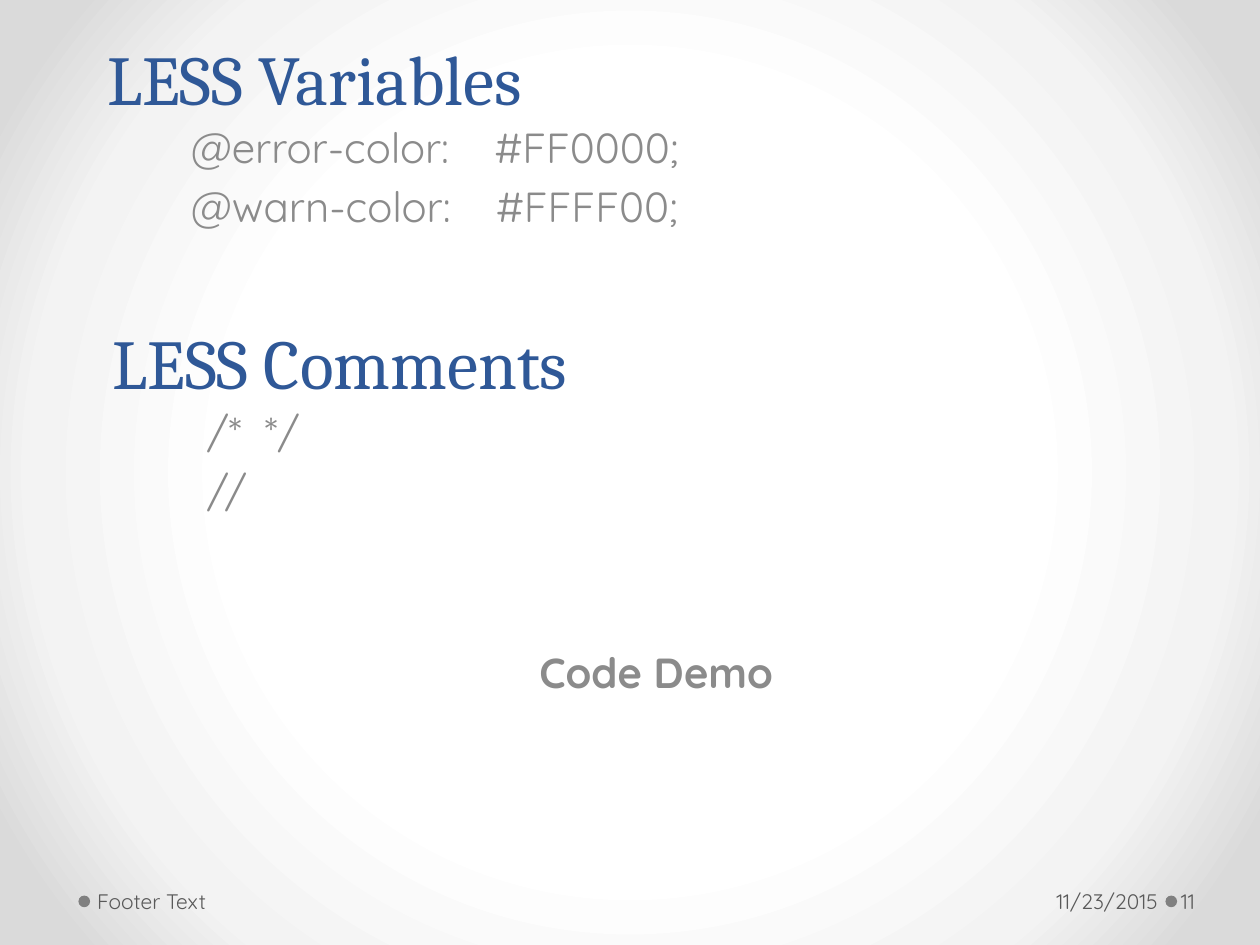
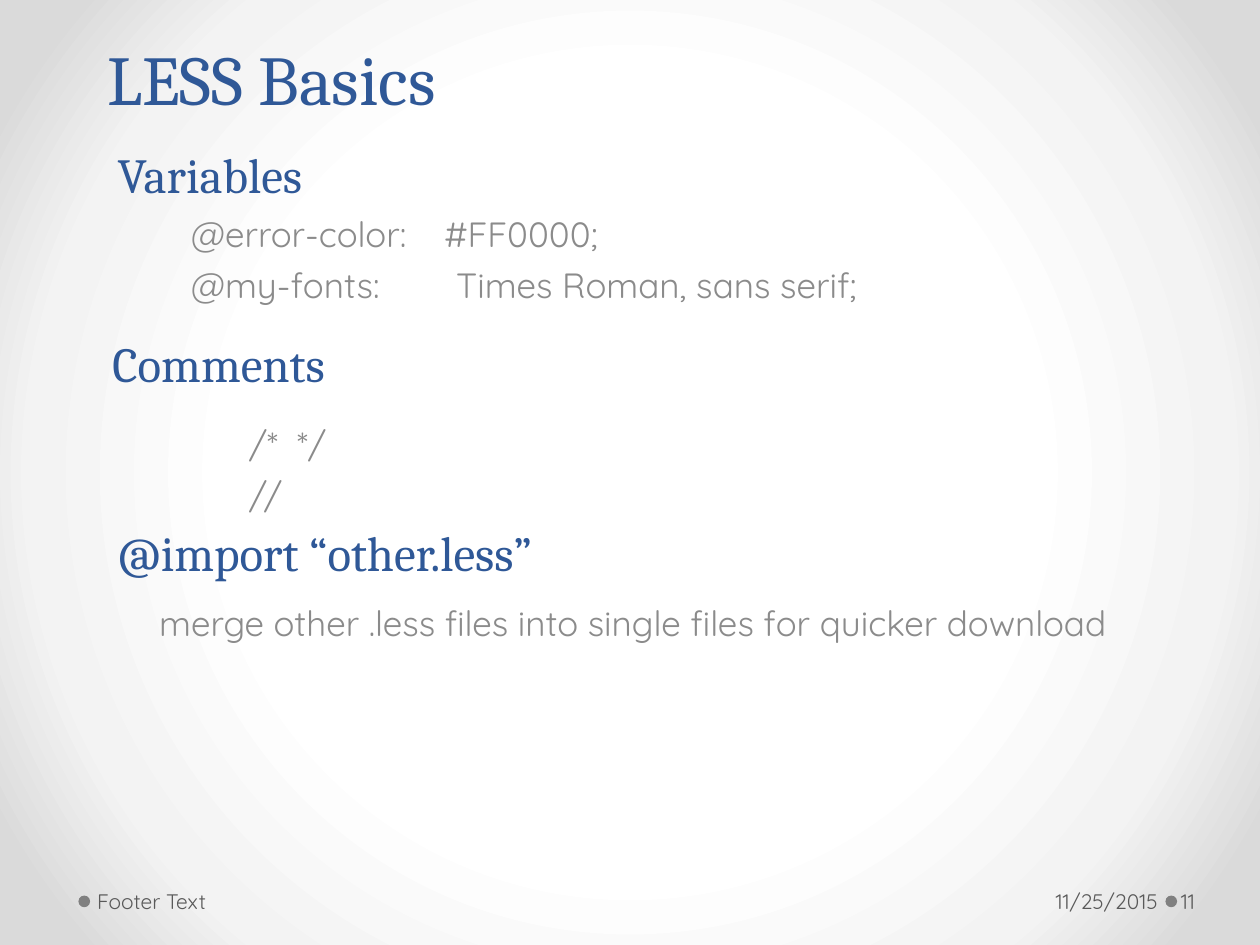
Before and after one commit to h-t-tran/work, a slide deck: slide 11 of brownbag/less/tech-presentation-less.pptx. Drawn at 1260x945 pixels with LibreOffice and Linux fonts; fonts in the diff are those of the drawing. Boxes give left, top, right and bottom in pixels: in the first picture for what was removed or moved away, otherwise in the second. Text is boxed around its words. In the diff, an @@ line names an element or a change of style, - is before the commit and + after.

Commit message:
more less

```diff
--- a/brownbag/less/tech-presentation-less.pptx
+++ b/brownbag/less/tech-presentation-less.pptx
@@ title at [107,57,436,106]: text changed @@
-LESS Variables
+LESS Basics
@@ text added at [118,159,302,194], 28 pt, text #2F5897 @@
+Variables
@@ subtitle "@error-color: #FF0000;": place and size @@
-subtitle "@error-color: #FF0000;" at [191,132,677,229]
+subtitle "@error-color: #FF0000;" at [191,221,856,305]
@@ subtitle at [191,221,406,253]: size 24 to 20 pt in "@error-color: #FF0000;" @@
@@ subtitle at [191,272,856,305]: text changed; size 24 to 20 pt @@
-@warn-color: #FFFF00;
+@my-fonts: Times Roman, sans serif;
@@ text at [112,349,324,383]: text changed; size 40 to 28 pt @@
-LESS Comments
+Comments
@@ text "/* */": place and size @@
-text "/* */" at [68,399,1192,598]
+text "/* */" at [111,410,1235,546]
@@ text "/* */" at [111,410,1235,546]: size 24 to 20 pt @@
@@ text added at [118,537,532,582], 28 pt, text #2F5897 @@
+@import “other.less”
@@ text added at [159,610,1106,643], 20 pt, text #8C8C8C @@
+merge other .less files into single files for quicker download
@@ text removed at [539,657,773,689] @@
-Code Demo
@@ text at [1056,892,1158,912]: text changed @@
-11/23/2015
+11/25/2015
```
Also in this commit, not shown: 16 other slides changed, 3 slides added, 7 other files.
